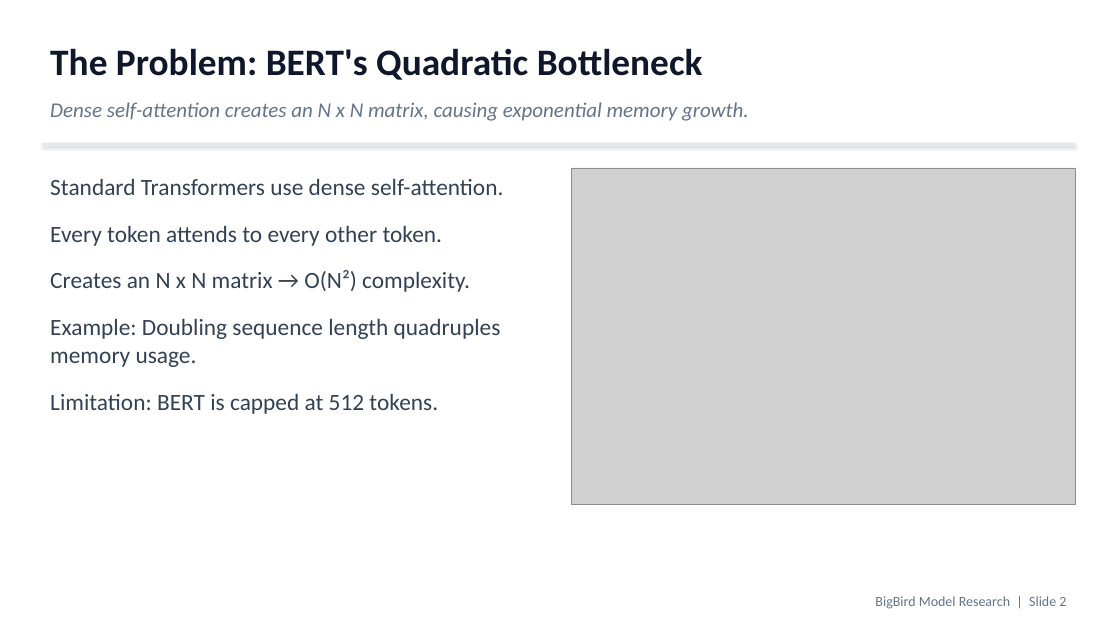
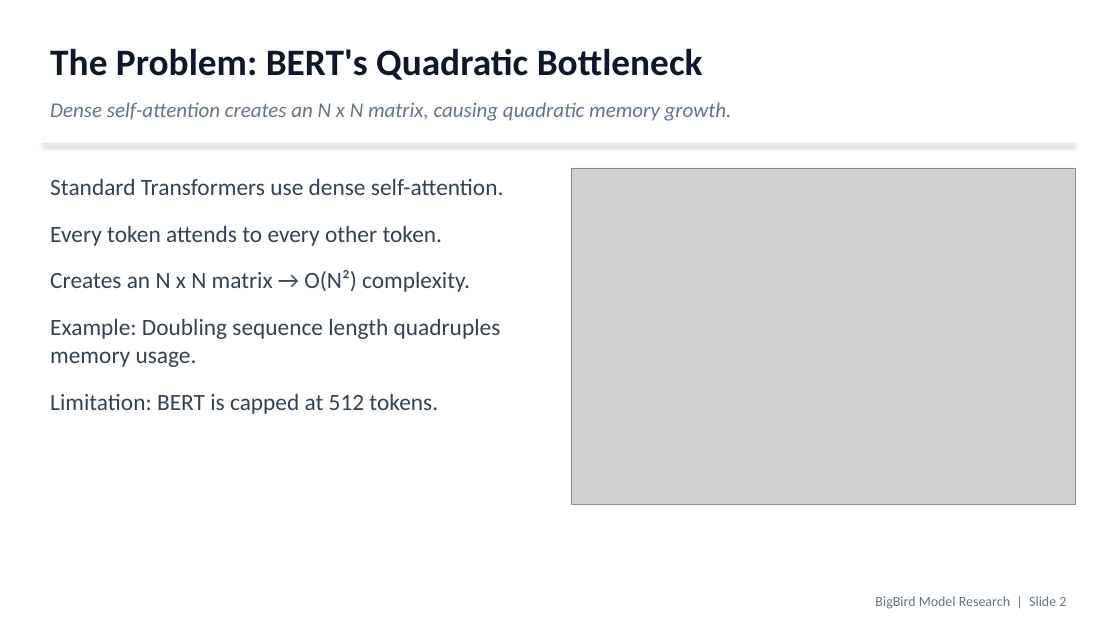
Before and after one commit to Cellula-NLP/Cellula_3week_RAG, a slide deck: slide 2 of task_0/BigBird_Research.pptx. Drawn at 1120x630 pixels with LibreOffice and Linux fonts; fonts in the diff are those of the drawing; grey boxes stand for pictures. Boxes give left, top, right and bottom in pixels: in the first picture for what was removed or moved away, otherwise in the second. Text is boxed around its words. In the diff, an @@ line names an element or a change of style, - is before the commit and + after.

```diff
--- a/task_0/BigBird_Research.pptx
+++ b/task_0/BigBird_Research.pptx
@@ text at bbox=[50, 102, 732, 121]: text changed @@
-Dense self-attention creates an N x N matrix, causing exponential memory growth.
+Dense self-attention creates an N x N matrix, causing quadratic memory growth.
```
Also in this commit, not shown: 2 other slides changed, 2 other files.
